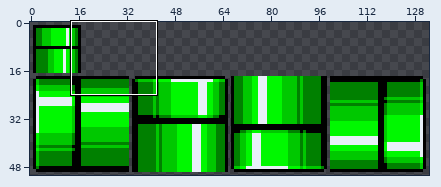
File history of a sprite sheet, src/troid/resource/sprites/pipes32.png. The first picture is a wide view before the edit; the outline marks the close-up.
Close-up. The starting point:
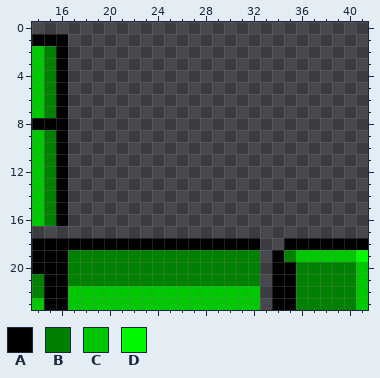
The file is 133x51 pixels. Shown: x 14..41, y 0..23.
Palette (. is transparent): A #000000  B #008000  C #00c800  D #00f800
Pixels before, first column x 14:
 1 AAA.........................
 2 CBA.........................
 3 CBA.........................
 4 CBA.........................
 5 CBA.........................
 6 CBA.........................
 7 CBA.........................
 8 AAA.........................
 9 CBA.........................
10 CBA.........................
11 CBA.........................
12 CBA.........................
13 CBA.........................
14 CBA.........................
15 CBA.........................
16 CBA.........................
17 ............................
18 AAAAAAAAAAAAAAAAAAA..AAAAAAA
19 AAABBBBBBBBBBBBBBBB.ABCCCCCD
20 AAABBBBBBBBBBBBBBBB.AABBBBBC
21 BAABBBBBBBBBBBBBBBB.AABBBBBC
22 BAACCCCCCCCCCCCCCCC.AABBBBBC
23 CAACCCCCCCCCCCCCCCC.AABBBBBC
The same view after the edit:
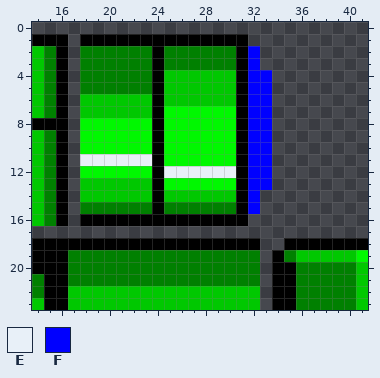
Colours new in this view: E #e8f0f8  F #0000ff
From old to new:
Changed rows in their new state; - is an unchanged pixel.
first column x 18:
 1 AAAAAAAAAAAAAA--
 2 BBBBBBABBBBBBAF-
 3 BBBBBBABBBBBBAF-
 4 BBBBBBACCCCCCAFF
 5 BBBBBBACCCCCCAFF
 6 CCCCCCACCCCCCAFF
 7 CCCCCCADDDDDDAFF
 8 DDDDDDADDDDDDAFF
 9 DDDDDDADDDDDDAFF
10 DDDDDDADDDDDDAFF
11 EEEEEEADDDDDDAFF
12 DDDDDDAEEEEEEAFF
13 CCCCCCADDDDDDAFF
14 CCCCCCACCCCCCAF-
15 BBBBBBABBBBBBAF-
16 AAAAAAAAAAAAAA--
Changed places in both close-ups, as pixel boxes (x1, y1, x2, y2):
added: (80, 34, 272, 226)
